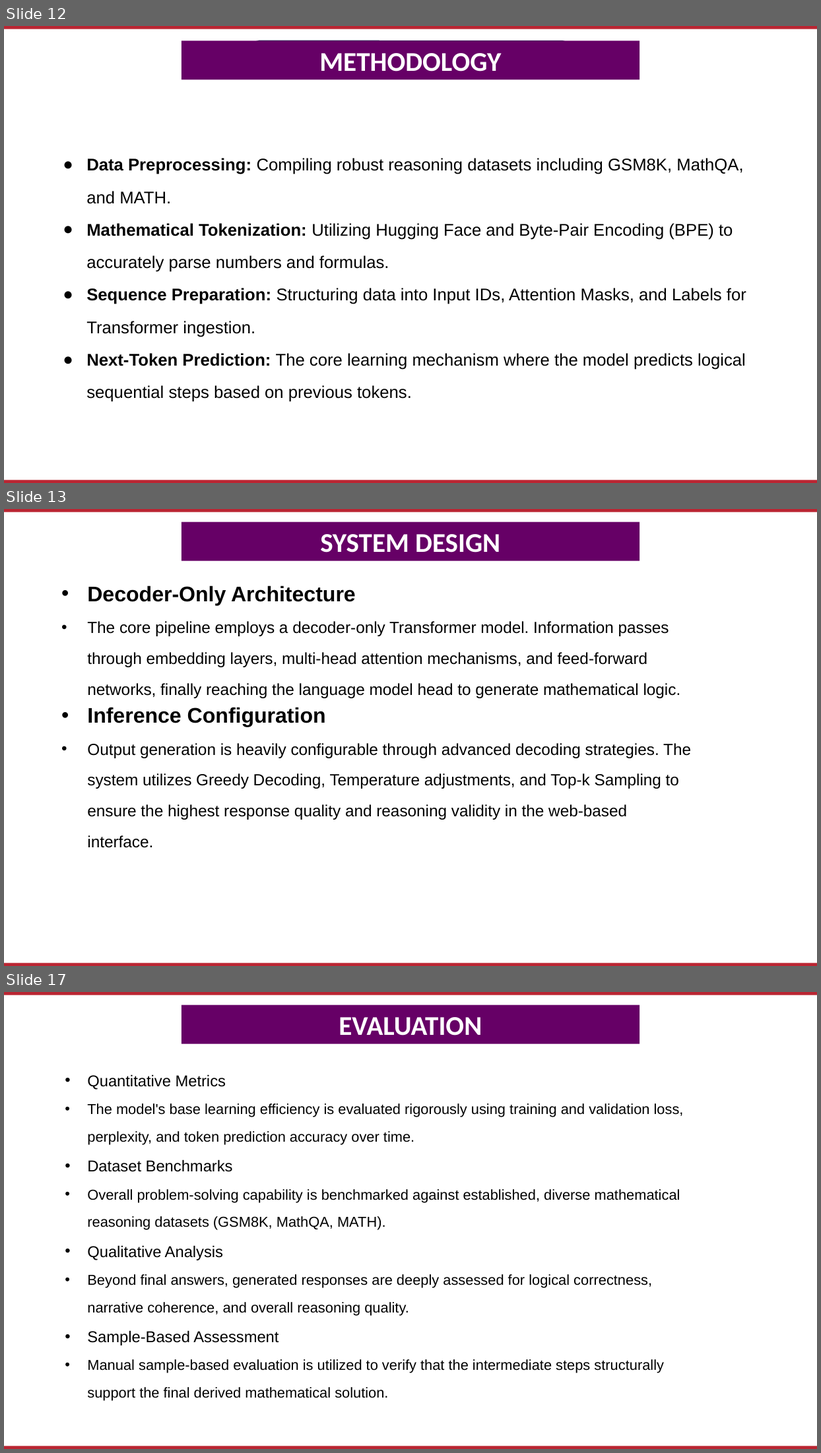
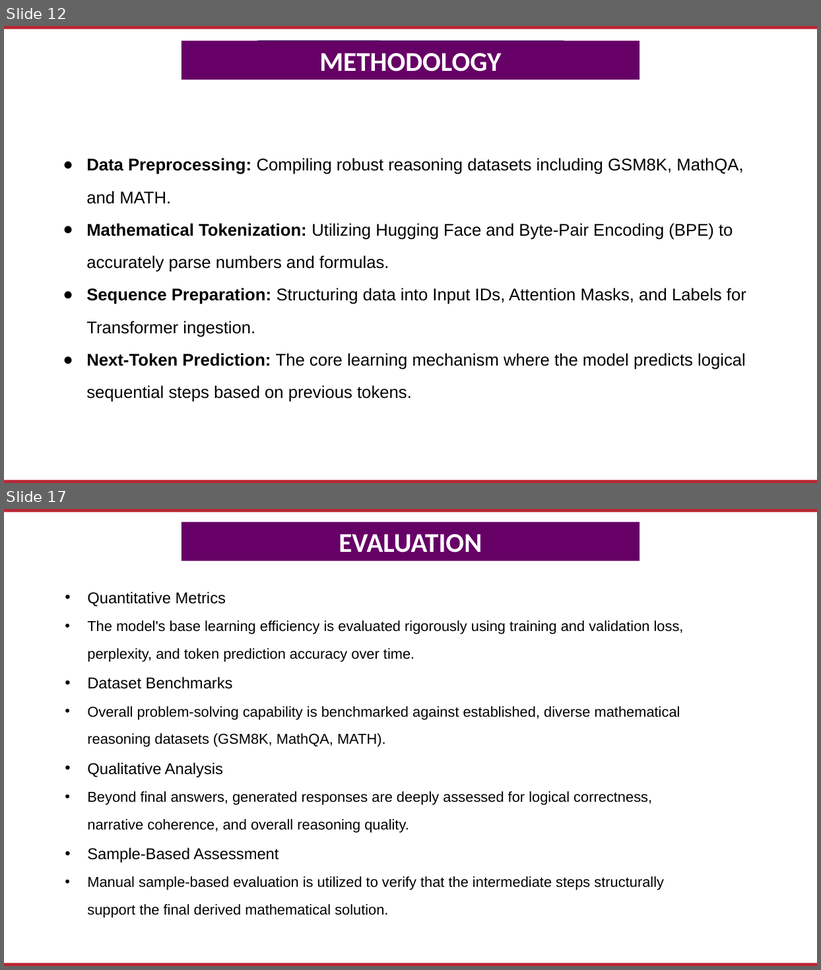
Before and after one commit to NIKHILSAI4/KLH-cse-2026-2420030635-mathslm, a slide deck: docs/Review-2 PPT.pptx. Shown one above the other, each under a label of ours: slides 12, 13 and 17 before the commit, slides 12 and 17 after it; the slides between them are not shown. The pictures are 821x1453 and 821x970 pixels, drawn with LibreOffice and Linux fonts; fonts in the diff are those of the drawing; background and template pictures are left out. Boxes give left, top, right and bottom in pixels: in the first picture for what was removed or moved away, otherwise in the second. Text is boxed around its words. In the diff, an @@ line names an element or a change of style, - is before the commit and + after.

```diff
--- a/docs/Review-2 PPT.pptx
+++ b/docs/Review-2 PPT.pptx
@@ slide 13 removed at bbox=[4, 509, 817, 966], background #FFFFFF; not listed: 2 template elements that a slide beside it also shows @@
@@ rectangle removed at bbox=[182, 522, 640, 561] @@
-SYSTEM DESIGN
@@ text removed at bbox=[87, 586, 691, 848] @@
-• Decoder-Only Architecture
-• The core pipeline employs a decoder-only Transformer model. Information passes through embedding layers, multi-head attention mechanisms, and feed-forward networks, finally reaching the language model head to generate mathematical logic.
-• Inference Configuration
-• Output generation is heavily configurable through advanced decoding strategies. The system utilizes Greedy Decoding, Temperature adjustments, and Top-k Sampling to ensure the highest response quality and reasoning validity in the web-based interface.
```
Also in this commit, not shown: 3 slides changed, 3 slides added, 2 other slides removed, 1 other file.
